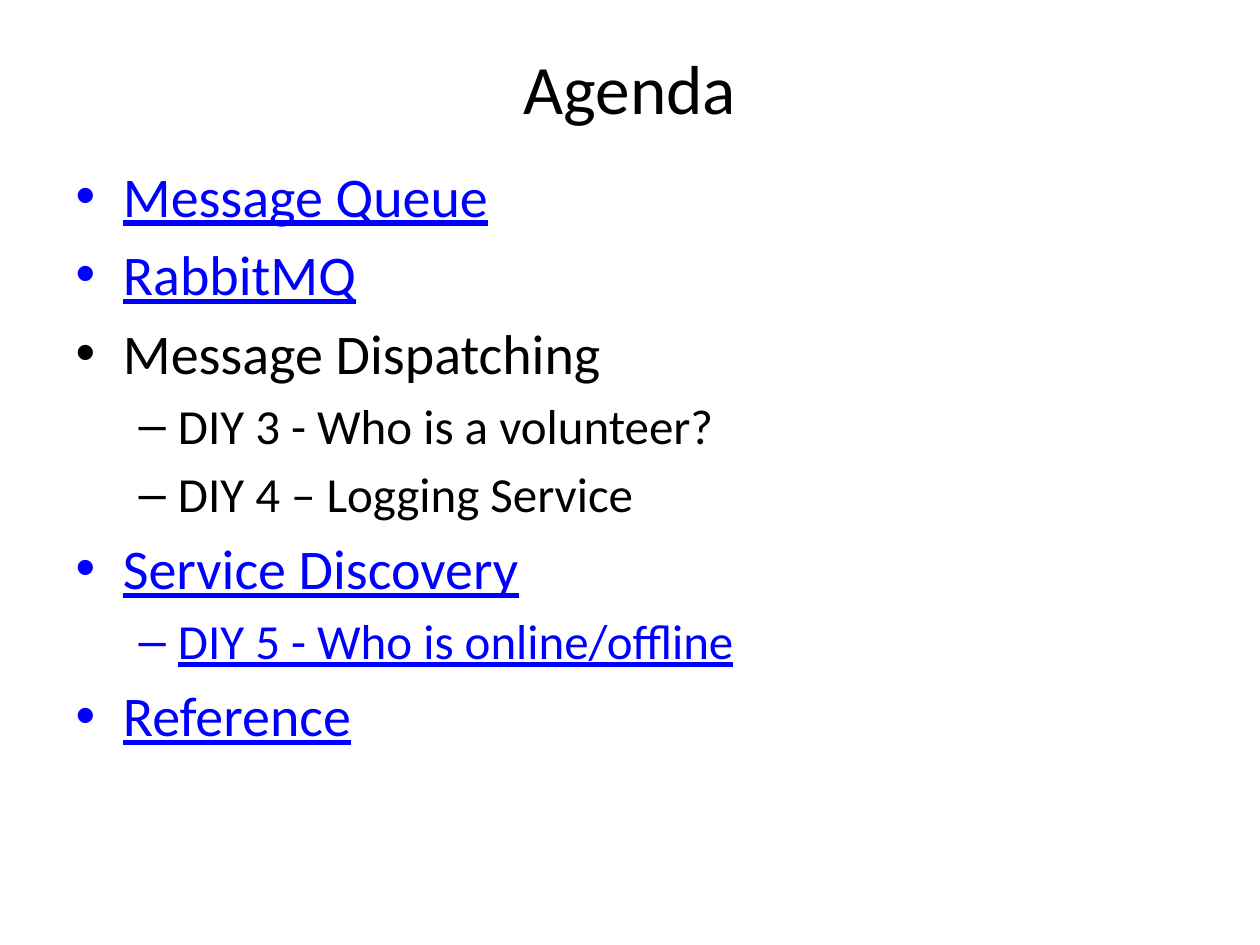
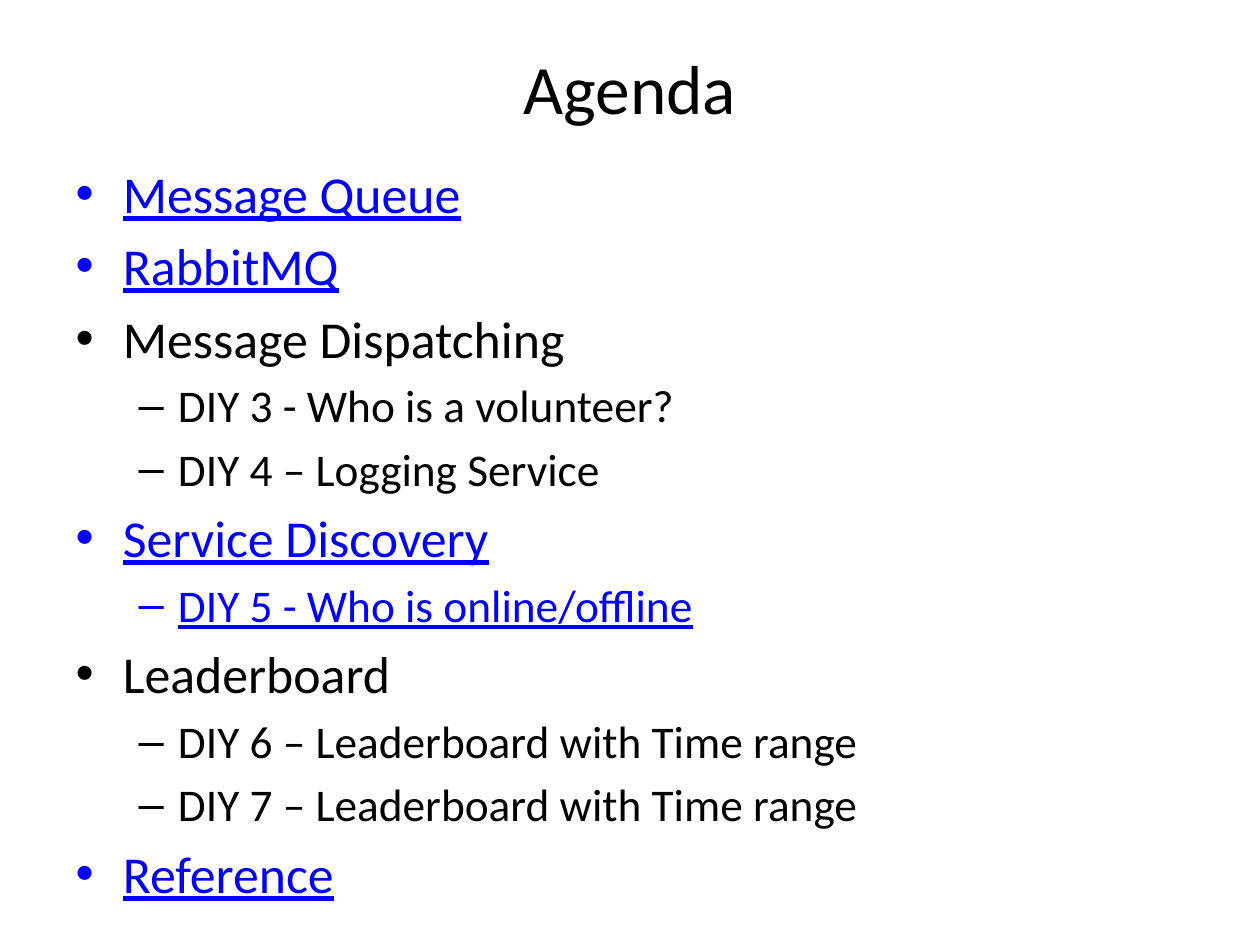
Before and after one commit to jimliu7434/microservice-sample, a slide deck: slide 2 of Microservice03.pptx. Drawn at 1260x945 pixels with LibreOffice and Linux fonts; fonts in the diff are those of the drawing. Boxes give left, top, right and bottom in pixels: in the first picture for what was removed or moved away, otherwise in the second. Text is boxed around its words. In the diff, an @@ line names an element or a change of style, - is before the commit and + after.

Commit message:
update pptx

```diff
--- a/Microservice03.pptx
+++ b/Microservice03.pptx
@@ text at (x1=123, y1=179, x2=692, y2=901): size 32 to 29.6 pt in "Message Queue", "RabbitMQ", "Message Dispatching", "Service Discovery" and 1 more places; size 28 to 25.9 pt in "DIY 3 - Who is a volunteer?", "DIY 4 – Logging Service", "DIY 5 - Who is online/offline" @@
@@ text at (x1=123, y1=657, x2=857, y2=829): paragraphs added @@
+• Leaderboard
+  – DIY 6 – Leaderboard with Time range
+  – DIY 7 – Leaderboard with Time range
```
Also in this commit, not shown: 2 slides added.
